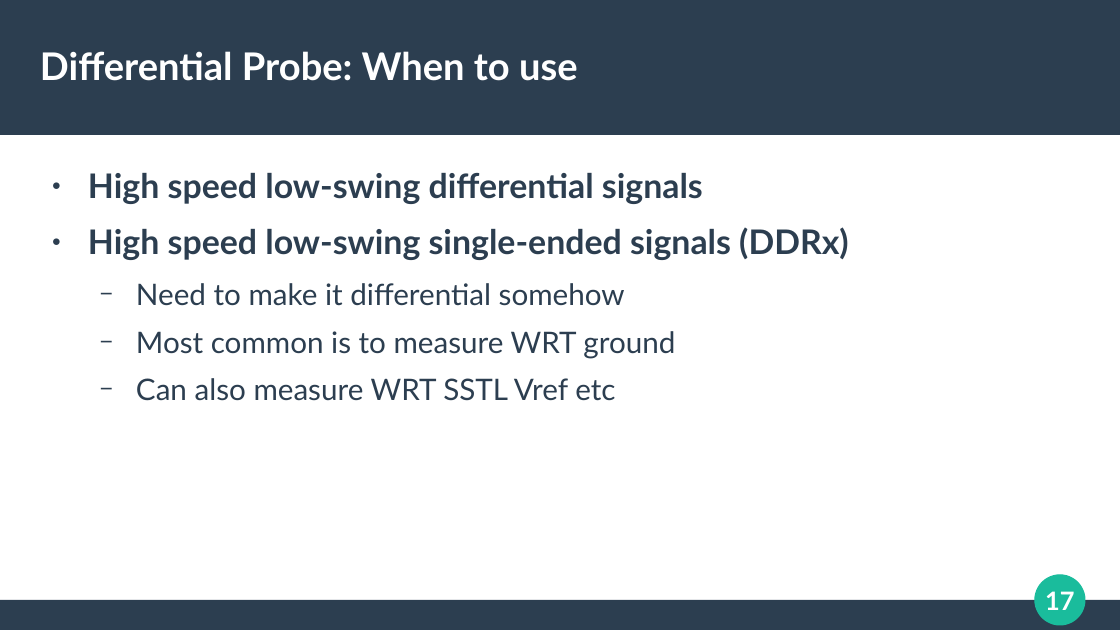
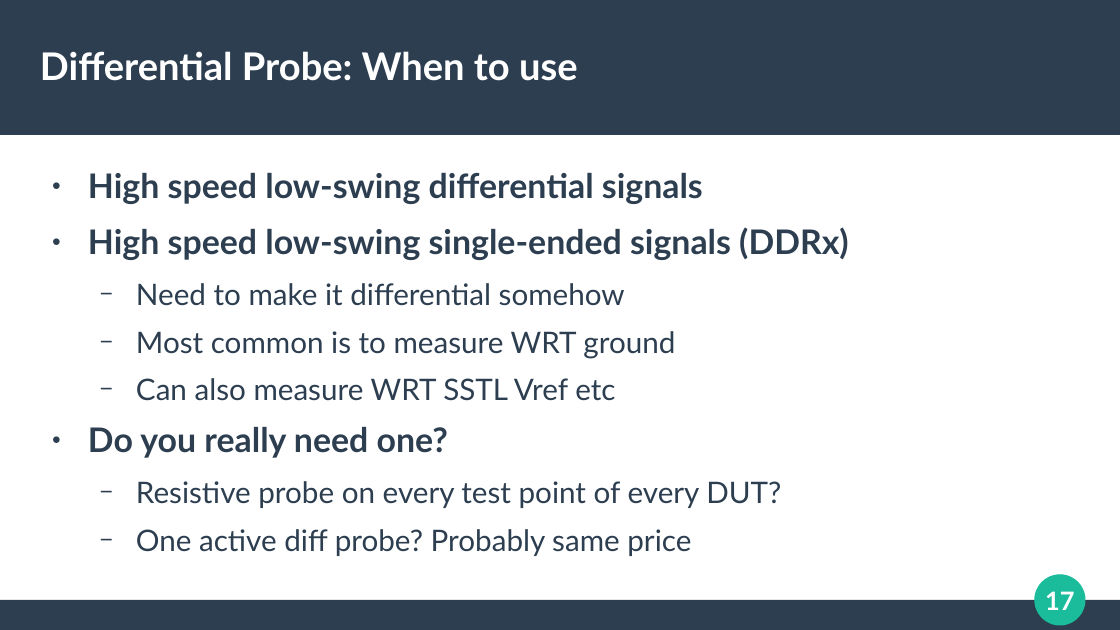
Before and after one commit to azonenberg/electronics-training, a slide deck: slide 17 of oscilloscope-probing/sec05-active-diff.odp. Drawn at 1120x630 pixels with LibreOffice and Linux fonts; fonts in the diff are those of the drawing. Boxes give left, top, right and bottom in pixels: in the first picture for what was removed or moved away, otherwise in the second. Text is boxed around its words. In the diff, an @@ line names an element or a change of style, - is before the commit and + after.

```diff
--- a/oscilloscope-probing/sec05-active-diff.odp
+++ b/oscilloscope-probing/sec05-active-diff.odp
@@ text at [88,427,781,556]: paragraphs added @@
+● Do you really need one?
+  − Resistive probe on every test point of every DUT?
+  − One active diff probe? Probably same price
```
Also in this commit, not shown: 2 other slides changed, 2 slides added, 2 slides removed, 3 other files.
